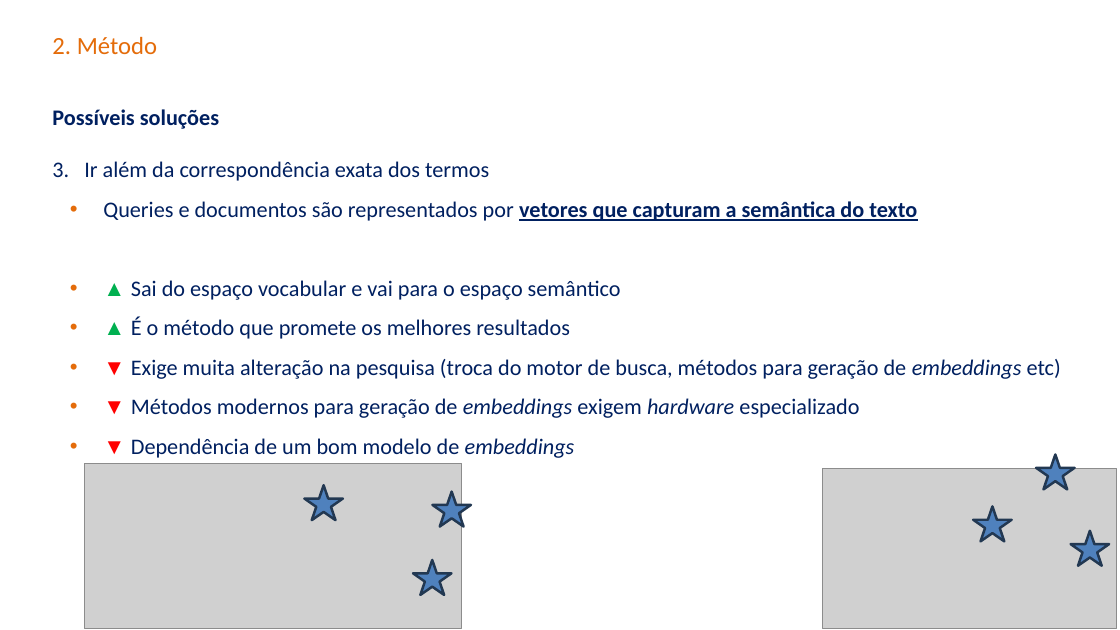
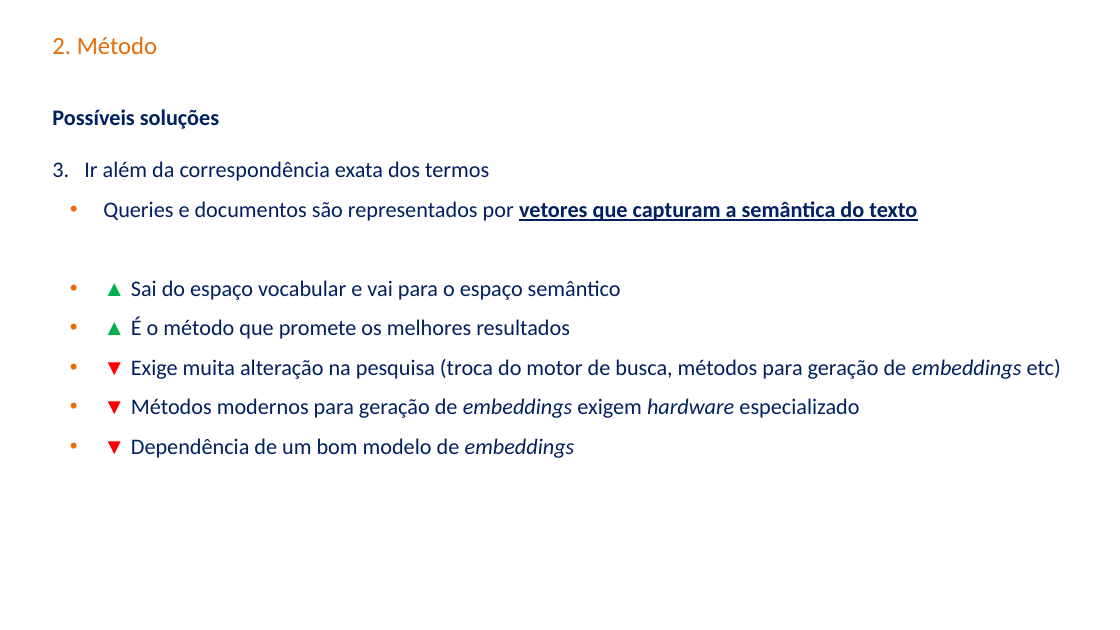
Before and after one commit to carisio/juris_tcu_expansao_doc, a slide deck: slide 14 of projeto_final/Apresentação.pptx. Drawn at 1120x630 pixels with LibreOffice and Linux fonts; fonts in the diff are those of the drawing; grey boxes stand for pictures; background and template pictures are left out. Boxes give left, top, right and bottom in pixels: in the first picture for what was removed or moved away, otherwise in the second. Text is boxed around its words. In the diff, an @@ line names an element or a change of style, - is before the commit and + after.

```diff
--- a/projeto_final/Apresentação.pptx
+++ b/projeto_final/Apresentação.pptx
@@ picture removed at box(84, 463, 462, 628) @@
@@ picture removed at box(823, 468, 1117, 628) @@
@@ star removed at box(1036, 454, 1075, 489) @@
@@ star removed at box(304, 485, 342, 520) @@
@@ star removed at box(432, 492, 470, 526) @@
@@ star removed at box(973, 507, 1012, 541) @@
@@ star removed at box(1071, 531, 1109, 565) @@
@@ star removed at box(413, 560, 452, 595) @@
```
Also in this commit, not shown: 5 other slides changed.
